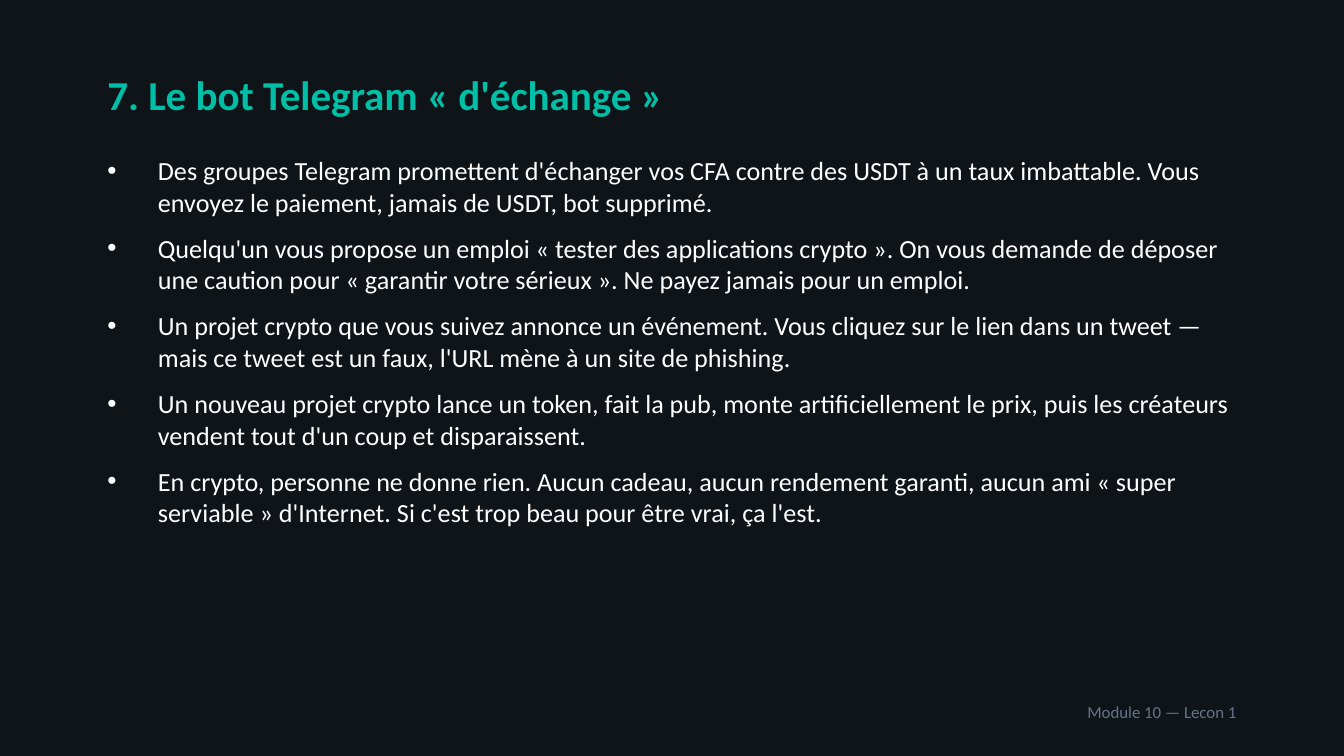
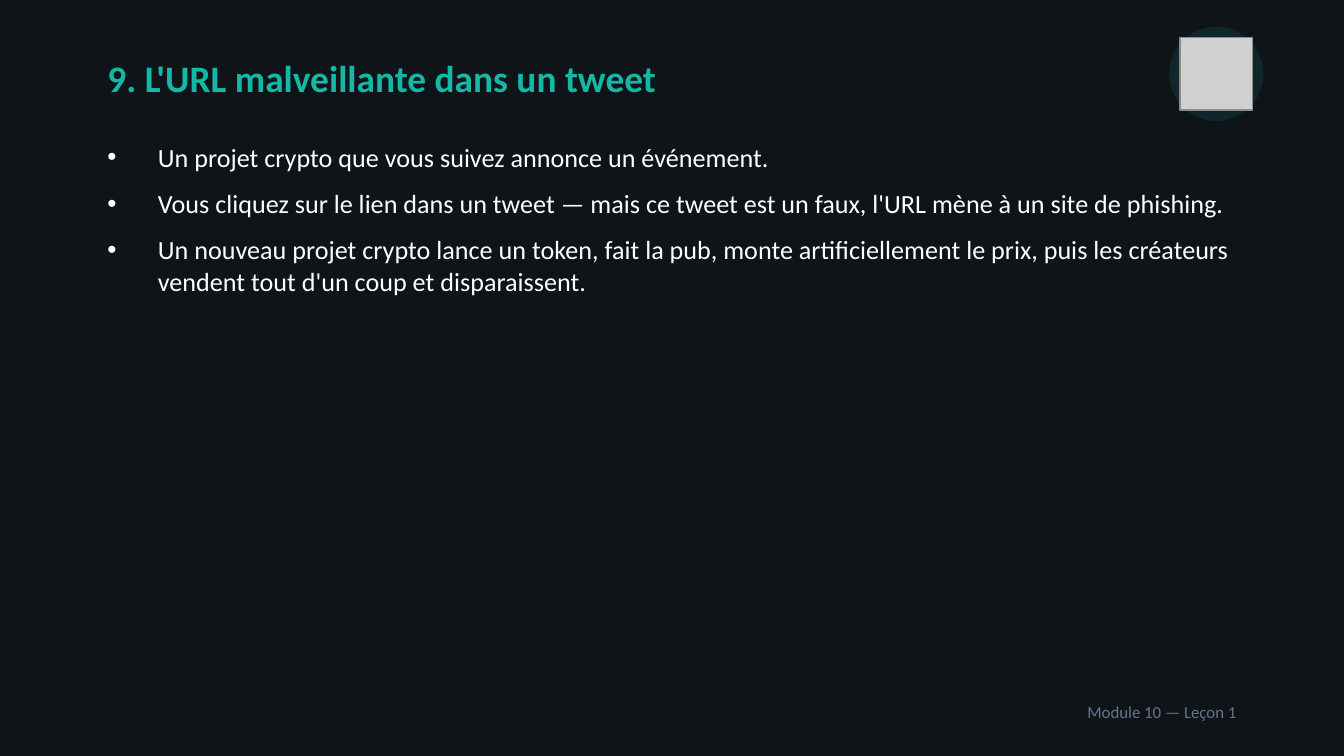
Before and after one commit to ooble27/acheter-tether-avec-terex, a slide deck: slide 13 of public/course-materials/pptx/Module-10-Sécurité-arnaques-phishing-bonnes-pratiques.pptx (slide 5 before the commit). Drawn at 1344x756 pixels with LibreOffice and Linux fonts; fonts in the diff are those of the drawing; grey boxes stand for pictures. Boxes give left, top, right and bottom in pixels: in the first picture for what was removed or moved away, otherwise in the second. Text is boxed around its words. In the diff, an @@ line names an element or a change of style, - is before the commit and + after.

Commit message:
feat(academy): redesign UX + enrich course materials with illustrations (#42)
- 4-view navigation (catalog → course → module → lesson) replacing accordion layout
- Color-coded module cards grid with progress rings and download buttons
- All 11 modules now have visually rich PPTX/PDF with embedded icons, varied layouts
- Added Module-02 (Sécurité et portefeuilles) materials

```diff
--- a/public/course-materials/pptx/Module-10-Sécurité-arnaques-phishing-bonnes-pratiques.pptx
+++ b/public/course-materials/pptx/Module-10-Sécurité-arnaques-phishing-bonnes-pratiques.pptx
@@ ellipse added at <box>1169,27,1263,121</box>, fill #14B8A6 at 12% opacity @@
@@ picture added at <box>1180,38,1253,110</box> @@
@@ text removed at <box>107,81,631,117</box> @@
-7. Le bot Telegram « d'échange »
@@ text added at <box>107,66,656,92</box>, 20 pt, text #14B8A6, bold @@
+9. L'URL malveillante dans un tweet
@@ text "Un projet crypto que vous ...": place and size @@
-text "Un projet crypto que vous ..." at <box>158,162,1228,527</box>
+text "Un projet crypto que vous ..." at <box>158,149,1228,296</box>
@@ text at <box>158,149,1223,218</box>: text changed @@
-• Des groupes Telegram promettent d'échanger vos CFA contre des USDT à un taux imbattable. Vous envoyez le paiement, jamais de USDT, bot supprimé.
-• Quelqu'un vous propose un emploi « tester des applications crypto ». On vous demande de déposer une caution pour « garantir votre sérieux ». Ne payez jamais pour un emploi.
-• Un projet crypto que vous suivez annonce un événement. Vous cliquez sur le lien dans un tweet — mais ce tweet est un faux, l'URL mène à un site de phishing.
+• Un projet crypto que vous suivez annonce un événement.
+• Vous cliquez sur le lien dans un tweet — mais ce tweet est un faux, l'URL mène à un site de phishing.
@@ text at <box>158,473,1176,527</box>: paragraph removed @@
-• En crypto, personne ne donne rien. Aucun cadeau, aucun rendement garanti, aucun ami « super serviable » d'Internet. Si c'est trop beau pour être vrai, ça l'est.
@@ text at <box>1087,706,1237,721</box>: text changed @@
-Module 10 — Lecon 1
+Module 10 — Leçon 1
```
Also in this commit, not shown: 22 other slides changed, 12 slides added, 23 other files.
